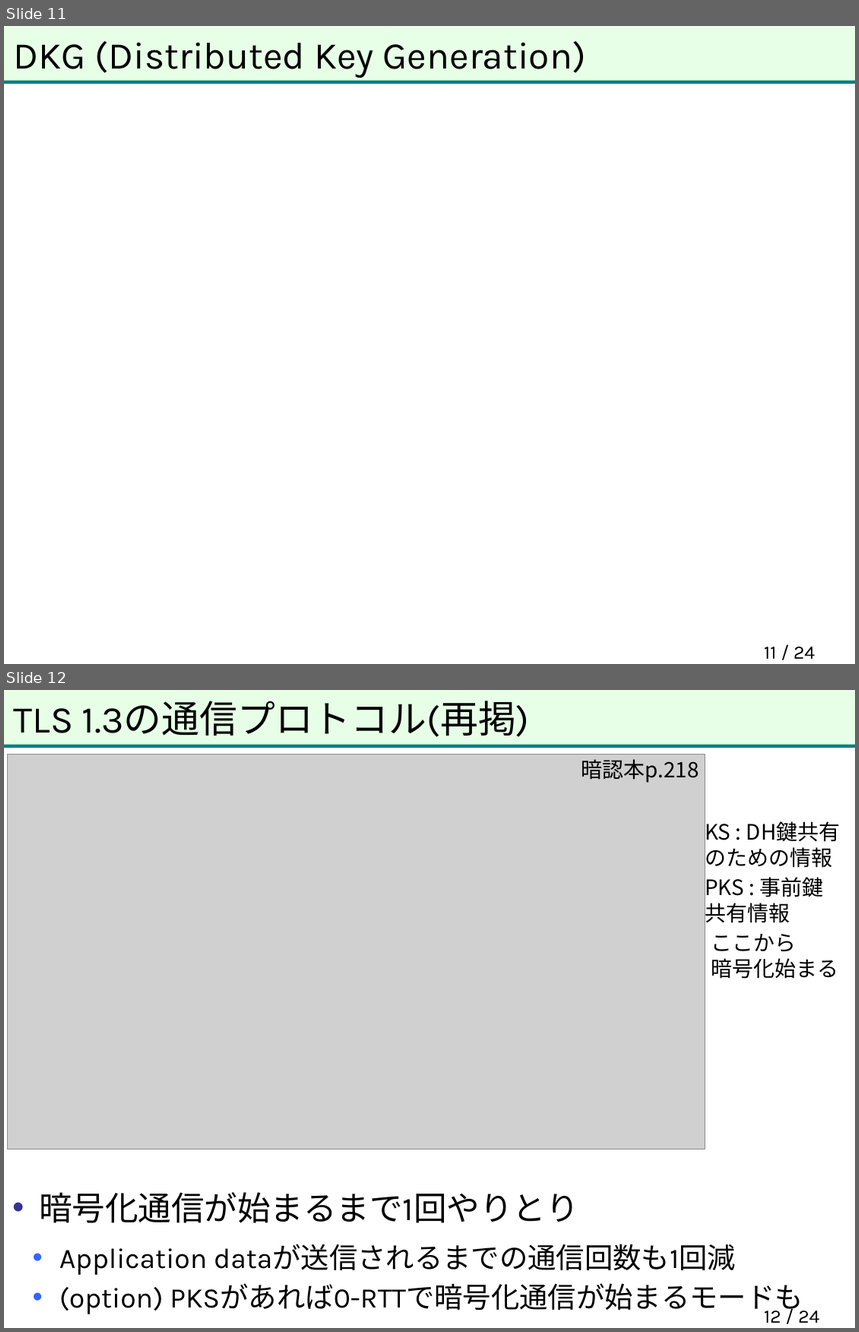
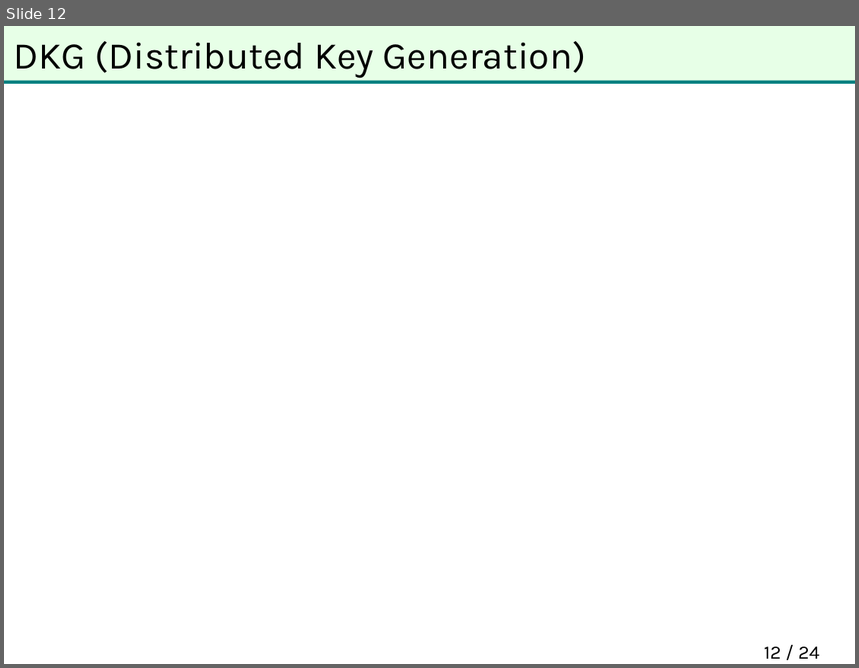
Before and after one commit to herumi/anninbon, a slide deck: lec/anninbon11.pptx. Shown one above the other, each under a label of ours: slides 11 and 12 before the commit, slide 12 after it. The pictures are 859x1332 and 859x668 pixels, drawn with LibreOffice and Linux fonts; fonts in the diff are those of the drawing; grey boxes stand for pictures; background and template pictures are left out. Boxes give left, top, right and bottom in pixels: in the first picture for what was removed or moved away, otherwise in the second. Text is boxed around its words. In the diff, an @@ line names an element or a change of style, - is before the commit and + after.

```diff
--- a/lec/anninbon11.pptx
+++ b/lec/anninbon11.pptx
@@ slide 12 removed at bbox=[4, 690, 855, 1328], background #FFFFFF; not listed: 2 template elements that a slide beside it also shows @@
@@ title removed at bbox=[14, 701, 530, 737] @@
-TLS 1.3の通信プロトコル(再掲)
@@ picture removed at bbox=[7, 755, 705, 1150] @@
@@ text removed at bbox=[582, 759, 699, 783] @@
-暗認本p.218
@@ text removed at bbox=[705, 818, 841, 872] @@
-KS : DH鍵共有
-のための情報
@@ text removed at bbox=[705, 874, 824, 927] @@
-PKS : 事前鍵
-共有情報
@@ text removed at bbox=[711, 934, 838, 979] @@
-ここから
-暗号化始まる
@@ text removed at bbox=[39, 1192, 803, 1315] @@
-• 暗号化通信が始まるまで1回やりとり
-  • Application dataが送信されるまでの通信回数も1回減
-  • (option) PKSがあれば0-RTTで暗号化通信が始まるモードも
@@ page number removed at bbox=[764, 1311, 819, 1323] @@
-12 / 24
@@ what was slide 11 is now slide 12 @@
@@ page number at bbox=[764, 647, 819, 659]: text changed @@
-11 / 24
+12 / 24
```
Also in this commit, not shown: 1 slide changed, 1 slide added.
